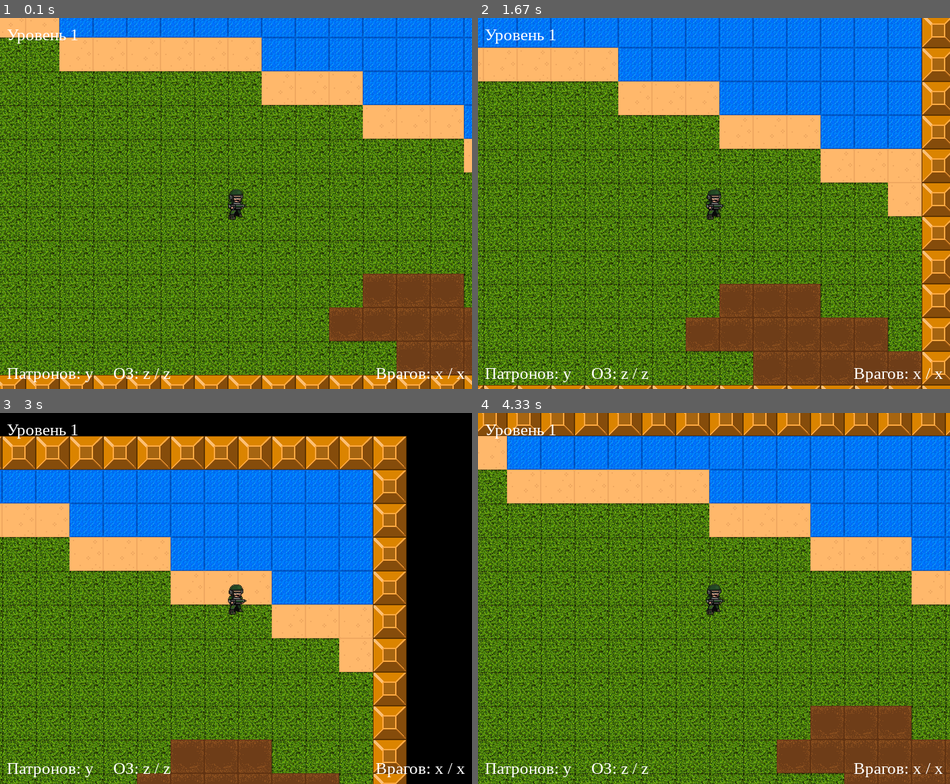
Above: before the commit, frames 1-4 (two rows, left to right).
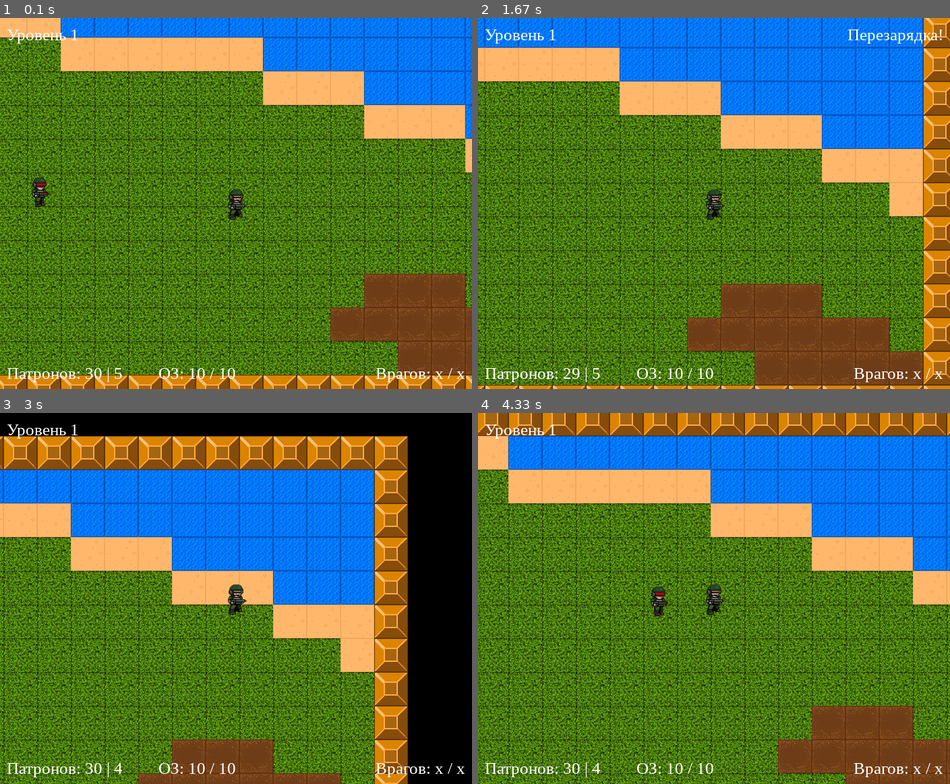
Above: after the commit, the same moments.

Repository: AnReyX/PyGame_Project
Game: pygame game, started from PyGameProject/main.py
Two runs of this game, one before a commit and one after it. Both use one fixed random seed, a clock stepped at 60 frames per second and the inputs below.
Inputs (mouse positions are in pixels of both pictures, inside the frame that each line leads up to):
- Up to frame 1 (0.1 s): no input
- Up to frame 2 (1.67 s): press the mouse at (695, 218) at 0.37 s; move the mouse to (780, 207) at 0.47 s; release the mouse at (865, 192) at 0.6 s; hold R 0.67-1.13 s; hold Right 0.67-1.13 s; move the mouse to (695, 103) at 0.7 s; tap W at 1.17 s; hold Right from 1.5 s (still down)
- Up to frame 3 (3 s): release Right at 1.97 s; hold Up 2-2.3 s; hold Right 2.33-2.8 s; hold Left from 2.83 s (still down)
- Up to frame 4 (4.33 s): release Left at 3.37 s; hold Down 3.4-3.7 s; hold Left 3.73-4.13 s; hold Up from 4.17 s (still down)

The runs differ from the first frame. In frame 1, 54% of the frame differs, in the area x 0-100%, y 0-100%; in frame 2, 48%; in frame 3, 36%; in frame 4, 51%.

Commit message:
Made bot movement and spawn

Diff:
--- a/PyGameProject/main.py
+++ b/PyGameProject/main.py
@@ -6,6 +6,7 @@
 pygame.display.set_caption('Snake Arena')
 size = width, height = 700, 550
 moves = {'u': 0, 'd': 0, 'l': 0, 'r': 0}
+font = pygame.font.SysFont('timesNewRoman', 25)
 clock = pygame.time.Clock()
 fps = 60
 screen = pygame.display.set_mode(size)
@@ -13,29 +14,13 @@
 player_sprite = pygame.sprite.Group()
 tiles_sprite = pygame.sprite.Group()
 border_sprite = pygame.sprite.Group()
-ground_border_sprite = pygame.sprite.Group()
+g_border_sprite = pygame.sprite.Group()
 bullets_sprite = pygame.sprite.Group()
+enemy_sprite = pygame.sprite.Group()
 all_sprites = pygame.sprite.Group()
 
 tile_len = 50
 step = 5
-
-# -------------------------------------------------------------------
-player_stand_enemy = pygame.image.load('data\enemy_stand.png')
-player_right_enemy = [pygame.image.load(f'data\enemy_right_{i}.png') for i in range(1, 5)]
-player_left_enemy = [pygame.image.load(f'data\enemy_left_{i}.png') for i in range(1, 5)]
-player_up_enemy = [pygame.image.load(f'data\enemy_up_{i}.png') for i in range(1, 5)]
-player_down_enemy = [pygame.image.load(f'data\enemy_down_{i}.png') for i in range(1, 5)]
-
-x_enemy = 540
-y_enemy = 50
-
-speed = 1
-enemy_is_near = False
-
-animation_count = 0
-
-bullets_enemy = []
 
 
 def terminate():
@@ -74,21 +59,23 @@
     def update(self):
         pygame.draw.rect(screen, pygame.Color('yellow'), (self.rect.x, self.rect.y, 10, 10))
         self.rect.x, self.rect.y = int(self.rect.x + self.speed_x), int(self.rect.y + self.speed_y)
-        if pygame.sprite.spritecollideany(self, border_sprite):
+        if pygame.sprite.spritecollideany(self, border_sprite) and not pygame.sprite.spritecollideany(self,
+                                                                                                      g_border_sprite):
             self.kill()
 
 
 class Player(pygame.sprite.Sprite):
     def __init__(self, pos_x, pos_y):
         super().__init__(player_sprite, all_sprites)
+        self.hp, self.ammo = 10, 30
+        self.max_hp, self.pack = 10, 5
+        self.is_reloading = False
         self.is_shooting = False
         self.flag = False
-        self.image = player_image
+        self.image = pygame.transform.scale(load_image('character.png'), (34, 52))
         self.rect = self.image.get_rect(center=((tile_len * pos_x - self.image.get_width()) // 2,
                                                 (tile_len * pos_y - self.image.get_height()) // 2
                                                 )).move(tile_len * pos_x + 2, tile_len * pos_y - 3)
-        self.image = pygame.transform.scale(self.image, (34, 52))
-        self.base_image = self.image
 
     def move(self):
         if pygame.sprite.spritecollideany(self, border_sprite):
@@ -96,17 +83,17 @@
             sp = sorted([[i.left, i.right, i.bottom, i.top, i.width, i.height] for i in sp], key=lambda x: (x[4], x[5]))
             if len(sp) != 1:
                 sp += [[min(sp[0][0], sp[1][0]), max(sp[0][1], sp[1][1]), max(sp[0][2], sp[1][2]), min(sp[0][3],
-                                                                                                      sp[1][3])]]
+                                                                                                       sp[1][3])]]
                 for _ in range(2):
                     del sp[0]
             for i in sp:
-                if i[3] == self.rect.bottom - 2:
+                if i[3] >= self.rect.bottom - 2:
                     moves['d'] = 0
-                if i[1] == self.rect.left + 5:
+                if i[1] <= self.rect.left + 5:
                     moves['l'] = 0
-                if i[2] == self.rect.top + 5:
+                if i[2] <= self.rect.top + 5:
                     moves['u'] = 0
-                if i[0] == self.rect.right - 4:
+                if i[0] >= self.rect.right - 4:
                     moves['r'] = 0
             self.flag = True
         elif self.flag:
@@ -124,8 +111,14 @@
                                                step * (moves['d'] - moves['u']) + self.rect.y)
 
     def shoot(self):
-        if self.is_shooting:
+        if self.is_shooting and self.ammo != 0:
             Bullet(*self.rect.center, pygame.mouse.get_pos())
+            self.ammo -= 1
+
+    def reload(self):
+        if self.pack != 0:
+            self.ammo = 30
+            self.pack -= 1
 
     def Get_Coords(self):
         return [self.rect.x, self.rect.y]
@@ -136,7 +129,7 @@
         if tile_type in ('wall', 'box'):
             super().__init__(border_sprite, all_sprites)
         elif tile_type in ('water',):
-            super().__init__(border_sprite, ground_border_sprite, all_sprites)
+            super().__init__(border_sprite, g_border_sprite, all_sprites)
         else:
             super().__init__(tiles_sprite, all_sprites)
         self.image = tile_images[tile_type]
@@ -158,6 +151,129 @@
     def update(self, target):
         self.dx = -(target.rect.x + target.rect.w // 2 - width // 2)
         self.dy = -(target.rect.y + target.rect.h // 2 - height // 2)
+
+
+class Enemy(pygame.sprite.Sprite):
+    def __init__(self, x_enemy, y_enemy, speed):
+        super().__init__(all_sprites, enemy_sprite)
+        self.left_enemy = False
+        self.right_enemy = False
+        self.down_enemy = False
+        self.up_enemy = False
+
+        self.animation_count = 0
+
+        self.player_stand_enemy = pygame.image.load('data\enemy_stand.png')
+        self.player_right_enemy = [pygame.image.load(f'data\enemy_right_{i}.png') for i in range(1, 5)]
+        self.player_left_enemy = [pygame.image.load(f'data\enemy_left_{i}.png') for i in range(1, 5)]
+        self.player_up_enemy = [pygame.image.load(f'data\enemy_up_{i}.png') for i in range(1, 5)]
+        self.player_down_enemy = [pygame.image.load(f'data\enemy_down_{i}.png') for i in range(1, 5)]
+
+        self.speed = speed
+        self.image = self.player_stand_enemy
+        self.rect = self.image.get_rect().move(x_enemy, y_enemy)
+
+        self.enemy_is_near = False
+
+    def update(self):
+        x, y = player.rect.x, player.rect.y
+        if self.rect.x == x and self.rect.y == y:  # Если вражеский персонаж находится на оптимальных для стрельбы к.
+            self.enemy_is_near = True  # Вражеский персонаж стоит на месте
+            self.left_enemy = False
+            self.right_enemy = False
+            self.down_enemy = False
+            self.up_enemy = False
+        else:
+            if self.rect.x == x or self.rect.y == y or self.rect.x == x or self.rect.y == y:
+                # Если игрок удаляется, враг его преследует
+                self.enemy_is_near = False
+
+        if not self.enemy_is_near:  # Если вражеский персонаж не находится на оптимальных для стрельбы координатах
+            if self.rect.x != x or self.rect.y != y:
+                '''Условие, если координата x вражеского персонажа не равна координате x игрока
+                или координата y вражеского персонажа не равна координате y игрока'''
+                if self.rect.x != x and self.rect.y != y:
+                    '''Повторяется это условие, для того, чтобы под каждое перемещение вражеского игрока
+                    (вверх, вниз, влево, вправо) сделать анимацию'''
+                    if self.rect.x > x and self.rect.y > y:
+                        '''Условие, если координата x вражеского персонажа больше координаты x игрока
+                    или координата y вражеского персонажа больше координаты y игрока'''
+                        self.left_enemy = True  # Отрисовываем анимацию перемещения влево
+                        self.right_enemy = False
+                        self.down_enemy = False
+                        self.up_enemy = False
+                        self.rect.x, self.rect.y = self.rect.x - self.speed, self.rect.y - self.speed
+                    elif self.rect.x < x and self.rect.y < y:
+                        self.left_enemy = False
+                        self.right_enemy = True  # Отрисовываем анимацию перемещения вправо
+                        self.down_enemy = False
+                        self.up_enemy = False
+                        self.rect.x, self.rect.y = self.rect.x + self.speed, self.rect.y + self.speed
+                    elif self.rect.x < x and self.rect.y > y:
+                        self.left_enemy = False
+                        self.right_enemy = True  # Отрисовываем анимацию перемещения вправо
+                        self.down_enemy = False
+                        self.up_enemy = False
+                        self.rect.x, self.rect.y = self.rect.x + self.speed, self.rect.y - self.speed
+                    elif self.rect.x > x and self.rect.y < y:
+                        self.left_enemy = True  # Отрисовываем анимацию перемещения влево
+                        self.right_enemy = False
+                        self.down_enemy = False
+                        self.up_enemy = False
+                        self.rect.x, self.rect.y = self.rect.x - self.speed, self.rect.y + self.speed
+                elif self.rect.y != y:
+                    if self.rect.y < y:
+                        self.left_enemy = False
+                        self.right_enemy = False
+                        self.down_enemy = True  # Отрисовываем анимацию перемещения вниз
+                        self.up_enemy = False
+                        self.rect.y = self.rect.y + self.speed
+                    elif self.rect.y > y:
+                        self.left_enemy = False
+                        self.right_enemy = False
+                        self.down_enemy = False
+                        self.up_enemy = True  # Отрисовываем анимацию перемещения вверх
+                        self.rect.y = self.rect.y - self.speed
+                elif self.rect.x != x:
+                    if self.rect.x < x:
+                        self.rect.x = self.rect.x + self.speed
+                        self.left_enemy = False
+                        self.right_enemy = True  # Отрисовываем анимацию перемещения вправо
+                        self.down_enemy = False
+                        self.up_enemy = False
+                    elif self.rect.x > x + 170:
+                        self.rect.x = self.rect.x - self.speed
+                        self.left_enemy = True  # Отрисовываем анимацию перемещения влево
+                        self.right_enemy = False
+                        self.down_enemy = False
+                        self.up_enemy = False
+            else:
+                self.left_enemy = False
+                self.right_enemy = False
+                self.down_enemy = False
+                self.up_enemy = False
+        if self.left_enemy:  # Анимация перемещения влево
+            self.image = self.player_left_enemy[self.animation_count // 4]
+            self.animation_count += 1
+            if self.animation_count == 8:
+                self.animation_count = 0
+        elif self.right_enemy:  # Анимация перемещения вправо
+            self.image = self.player_right_enemy[self.animation_count // 4]
+            self.animation_count += 1
+            if self.animation_count == 8:
+                self.animation_count = 0
+        elif self.up_enemy:  # Анимация перемещения вверх
+            self.image = self.player_up_enemy[self.animation_count // 4]
+            self.animation_count += 1
+            if self.animation_count == 8:
+                self.animation_count = 0
+        elif self.down_enemy:  # Анимация перемещения вниз
+            self.image = self.player_down_enemy[self.animation_count // 4]
+            self.animation_count += 1
+            if self.animation_count == 8:
+                self.animation_count = 0
+        else:
+            self.image = self.player_stand_enemy
 
 
 def load_level(filename):
@@ -191,140 +307,20 @@
     return new_player, x, y
 
 
-def enemy(x1, y1):
-    # Все переменные, которые будут использоваться не только в этой функции, объявляем как глобальные
-    global left_enemy
-    global right_enemy
-    global down_enemy
-    global x_enemy
-    global y_enemy
-    x = x1
-    y = y1
-    global up_enemy
-    global enemy_is_near
-
-    if x_enemy == x and y_enemy == y:   # Если вражеский персонаж находится на оптимальных для стрельбы координатах
-        enemy_is_near = True    # Вражеский персонаж стоит на месте
-        left_enemy = False
-        right_enemy = False
-        down_enemy = False
-        up_enemy = False
-    else:
-        if x_enemy == x or y_enemy == y or x_enemy == x or y_enemy == y:
-            # Если игрок удаляется, враг его преследует
-            enemy_is_near = False
-
-    if not enemy_is_near:  # Если вражеский персонаж не находится на оптимальных для стрельбы координатах
-        if x_enemy != x or y_enemy != y:
-            '''Условие, если координата x вражеского персонажа не равна координате x игрока
-            или координата y вражеского персонажа не равна координате y игрока'''
-            if x_enemy != x and y_enemy != y:
-                '''Повторяется это условие, для того, чтобы под каждое перемещение вражеского игрока
-                (вверх, вниз, влево, вправо) сделать анимацию'''
-                if x_enemy > x and y_enemy > y:
-                    '''Условие, если координата x вражеского персонажа больше координаты x игрока
-                или координата y вражеского персонажа больше координаты y игрока'''
-                    left_enemy = True     # Отрисовываем анимацию перемещения влево
-                    right_enemy = False
-                    down_enemy = False
-                    up_enemy = False
-                    x_enemy -= speed  # Перемещаем вражеского персонажа влево
-                    y_enemy -= speed  # И одновременно перемещаем его вверх
-                elif x_enemy < x and y_enemy < y:
-                    left_enemy = False
-                    right_enemy = True    # Отрисовываем анимацию перемещения вправо
-                    down_enemy = False
-                    up_enemy = False
-                    x_enemy += speed  # Перемещаем вражеского персонажа вправо
-                    y_enemy += speed  # И одновременно перемещаем его вниз
-                elif x_enemy < x and y_enemy > y:
-                    left_enemy = False
-                    right_enemy = True    # Отрисовываем анимацию перемещения вправо
-                    down_enemy = False
-                    up_enemy = False
-                    x_enemy += speed  # Перемещаем вражеского персонажа вправо
-                    y_enemy -= speed  # И одновременно перемещаем его вверх
-                elif x_enemy > x and y_enemy < y:
-                    left_enemy = True     # Отрисовываем анимацию перемещения влево
-                    right_enemy = False
-                    down_enemy = False
-                    up_enemy = False
-                    x_enemy -= speed  # Перемещаем вражеского персонажа влево
-                    y_enemy += speed  # И одновременно перемещаем его вниз
-            elif y_enemy != y:
-                if y_enemy < y:
-                    left_enemy = False
-                    right_enemy = False
-                    down_enemy = True # Отрисовываем анимацию перемещения вниз
-                    up_enemy = False
-                    y_enemy += speed  # Перемещаем вражеского персонажа вниз
-                elif y_enemy > y:
-                    left_enemy = False
-                    right_enemy = False
-                    down_enemy = False
-                    up_enemy = True   # Отрисовываем анимацию перемещения вверх
-                    y_enemy -= speed  # Перемещаем вражеского персонажа вверх
-            elif x_enemy != x+170:
-                if x_enemy < x+170:
-                    x_enemy += speed  # Перемещаем вражеского персонажа вправо
-                    left_enemy = False
-                    right_enemy = True    # Отрисовываем анимацию перемещения вправо
-                    down_enemy = False
-                    up_enemy = False
-                elif x_enemy > x+170:
-                    x_enemy -= speed  # Перемещаем вражеского персонажа влево
-                    left_enemy = True     # Отрисовываем анимацию перемещения влево
-                    right_enemy = False
-                    down_enemy = False
-                    up_enemy = False
-        else:
-            left_enemy = False
-            right_enemy = False
-            down_enemy = False
-            up_enemy = False
-
-
-window = screen
-
-
-def draw_window():
-    global animation_count
-    if left_enemy:   # Анимация перемещения влево
-        window.blit(player_left_enemy[animation_count // 4], (x_enemy, y_enemy))
-        animation_count += 1
-        if animation_count == 8:
-            animation_count = 0
-    elif right_enemy:     # Анимация перемещения вправо
-        window.blit(player_right_enemy[animation_count // 4], (x_enemy, y_enemy))
-        animation_count += 1
-        if animation_count == 8:
-            animation_count = 0
-    elif up_enemy:    # Анимация перемещения вверх
-        window.blit(player_up_enemy[animation_count // 4], (x_enemy, y_enemy))
-        animation_count += 1
-        if animation_count == 8:
-            animation_count = 0
-    elif down_enemy:  # Анимация перемещения вниз
-        window.blit(player_down_enemy[animation_count // 4], (x_enemy, y_enemy))
-        animation_count += 1
-        if animation_count == 8:
-            animation_count = 0
-    else:
-        window.blit(player_stand_enemy, (x_enemy, y_enemy))
-    pygame.display.update()
-
-
 def text_display():
-    font = pygame.font.SysFont('timesNewRoman', 25)
+    ev_disp = []
     s1 = font.render('Уровень 1', True, pygame.Color('white'))
     r1 = s1.get_rect().move(10, 10)
     s2 = font.render('Врагов: x / x', True, pygame.Color('white'))
     r2 = s2.get_rect().move(width - s2.get_rect().width - 10, height - s2.get_rect().height - 10)
-    s3 = font.render('Патронов: y', True, pygame.Color('white'))
+    s3 = font.render(f'Патронов: {player.ammo} | {player.pack}', True, pygame.Color('white'))
     r3 = s3.get_rect().move(10, height - s3.get_rect().height - 10)
-    s4 = font.render('ОЗ: z / z', True, pygame.Color('white'))
-    r4 = s4.get_rect().move(width // 3 - s4.get_rect().width + 20, height - s4.get_rect().height - 10)
-    return [(s1, r1), (s2, r2), (s3, r3), (s4, r4)]
+    s4 = font.render(f'ОЗ: {player.hp} / {player.max_hp}', True, pygame.Color('white'))
+    r4 = s4.get_rect().move(width // 2 - s4.get_rect().width, height - s4.get_rect().height - 10)
+    if player.is_reloading:
+        s5 = font.render('Перезарядка!', True, pygame.Color('white'))
+        ev_disp += [(s5, s5.get_rect().move(width - s5.get_rect().width - 10, 10))]
+    return [(s1, r1), (s2, r2), (s3, r3), (s4, r4)] + ev_disp
 
 
 level_map = load_level('level1.txt')
@@ -337,41 +333,48 @@
     'dirt': load_image('dirt.png'),
     'box': load_image('box.png')
 }
-player_image = load_image('character.png')
 player, level_x, level_y = generate_level(level_map)
 camera = Camera()
-text = text_display()
 i = 0
+
+enemy = Enemy(500, 300, 1)
 while True:
     screen.fill((0, 0, 0))
     camera.update(player)
-    #  обновляем положение всех спрайтов
     for sprite in all_sprites:
         camera.apply(sprite)
     border_sprite.draw(screen)
-    ground_border_sprite.draw(screen)
+    g_border_sprite.draw(screen)
     tiles_sprite.draw(screen)
     bullets_sprite.draw(screen)
     player_sprite.draw(screen)
+    enemy_sprite.draw(screen)
+    enemy_sprite.update()
     bullets_sprite.update()
+    text = text_display()
     for line in text:
         screen.blit(line[0], line[1])
     if i == 15:
-        player.shoot()
+        if player.ammo != 0:
+            player.shoot()
+        i = 0
+    if i == 150:
+        player.reload()
+        player.is_reloading = False
         i = 0
     i += 1
-    #  x3 = player.Get_Coords()[0]
-    #  y3 = player.Get_Coords()[1]
-    #  print(x, y)
     for event in pygame.event.get():
         if event.type == pygame.QUIT:
             terminate()
-        if event.type == pygame.MOUSEBUTTONDOWN:
+        if event.type == pygame.MOUSEBUTTONDOWN and event.button == 1:
             player.is_shooting = True
             i = 15
-        elif event.type == pygame.MOUSEBUTTONUP:
+        elif event.type == pygame.MOUSEBUTTONUP and event.button == 1:
             player.is_shooting = False
         if event.type == pygame.KEYDOWN or event.type == pygame.KEYUP:
+            if event.key == pygame.K_r and event.type == pygame.KEYDOWN:
+                i = 20 if not player.is_reloading else 0
+                player.is_reloading = not player.is_reloading
             if event.key == pygame.K_UP or event.key == pygame.K_w:
                 moves['u'] = 1 if event.type == pygame.KEYDOWN else 0
             if event.key == pygame.K_DOWN or event.key == pygame.K_s:
@@ -380,10 +383,6 @@
                 moves['r'] = 1 if event.type == pygame.KEYDOWN else 0
             if event.key == pygame.K_LEFT or event.key == pygame.K_a:
                 moves['l'] = 1 if event.type == pygame.KEYDOWN else 0
-    border_sprite.update()
-    ground_border_sprite.update()
     player.move()
-    #  enemy(x3, y3)
-    #  draw_window()
     clock.tick(fps)
     pygame.display.flip()
